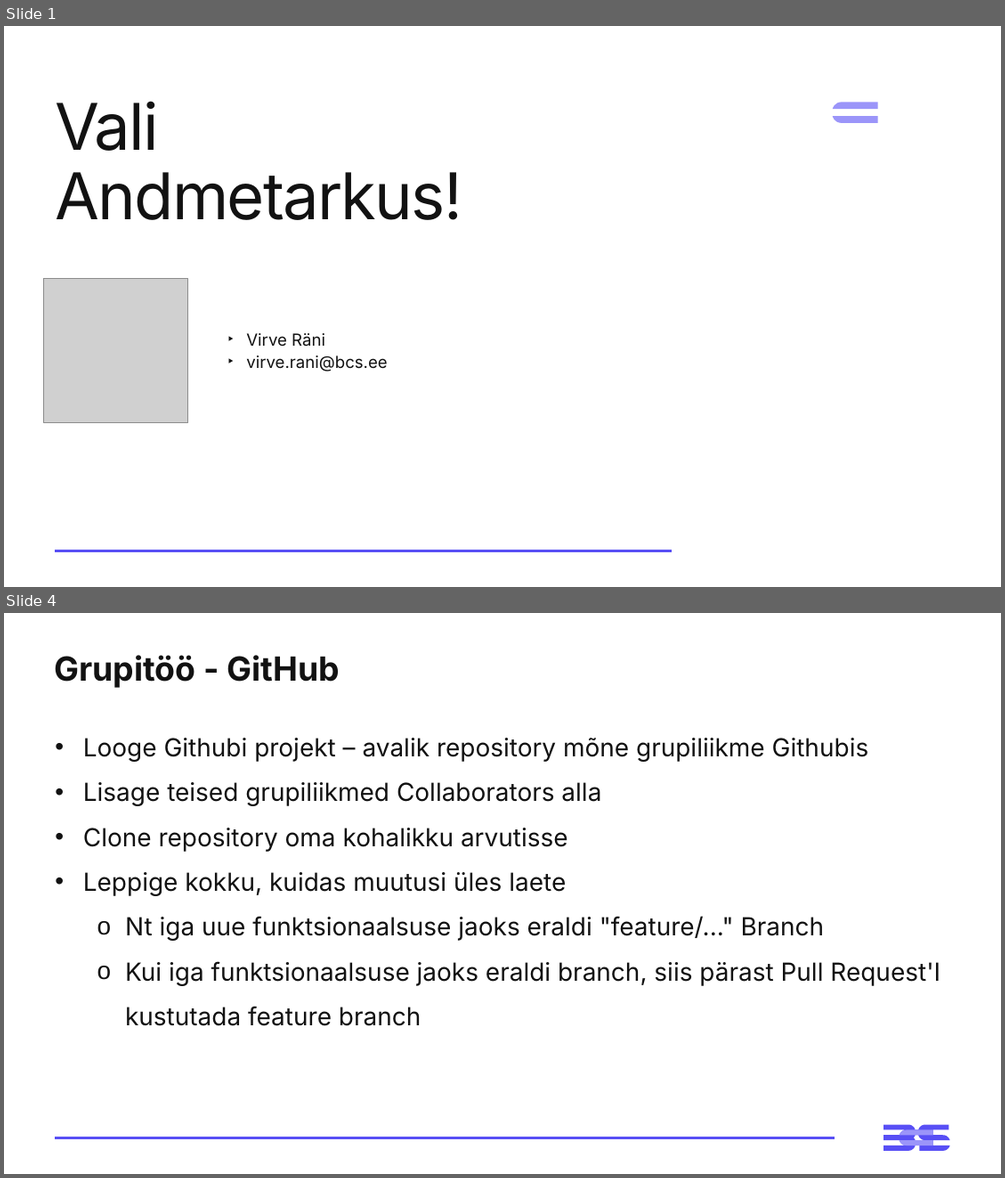
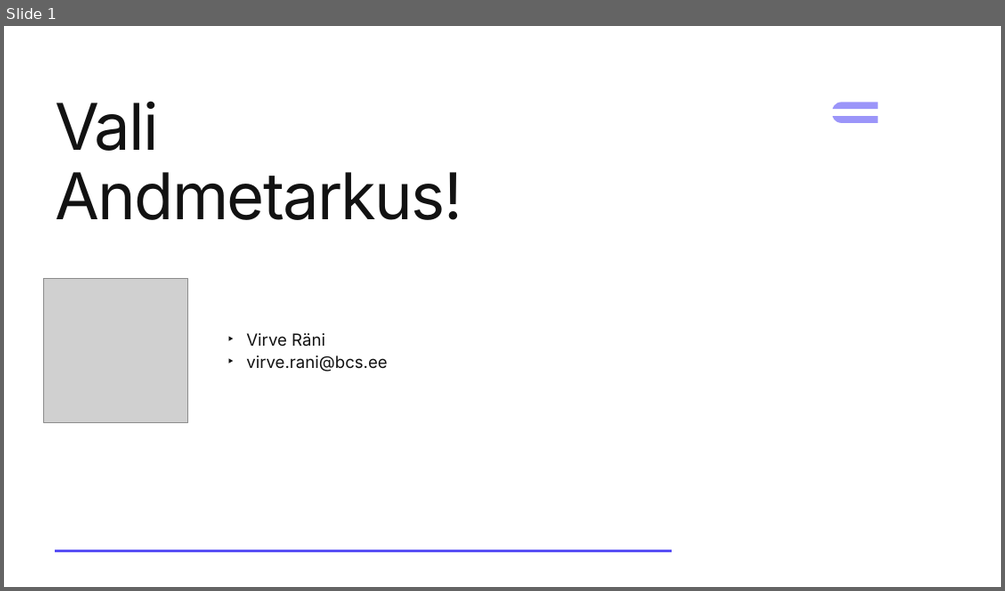
Before and after one commit to virverani/andmetarkus_2026_kevad, a slide deck: Day16/16-paev-andmetarkus-esitlus.pptx. Shown one above the other, each under a label of ours: slides 1 and 4 before the commit, slide 1 after it; the slides between them are not shown. The pictures are 1005x1178 and 1005x591 pixels, drawn with LibreOffice and Linux fonts; fonts in the diff are those of the drawing; grey boxes stand for pictures; background and template pictures are left out. Boxes give left, top, right and bottom in pixels: in the first picture for what was removed or moved away, otherwise in the second. Text is boxed around its words. In the diff, an @@ line names an element or a change of style, - is before the commit and + after.

```diff
--- a/Day16/16-paev-andmetarkus-esitlus.pptx
+++ b/Day16/16-paev-andmetarkus-esitlus.pptx
@@ slide 4 removed at <box>4,613,1001,1174</box>, background #FFFFFF @@
@@ title removed at <box>54,655,340,688</box> @@
-Grupitöö - GitHub
@@ text removed at <box>83,738,940,1026</box> @@
-• Looge Githubi projekt – avalik repository mõne grupiliikme Githubis
-• Lisage teised grupiliikmed Collaborators alla
-• Clone repository oma kohalikku arvutisse
-• Leppige kokku, kuidas muutusi üles laete
-  o Nt iga uue funktsionaalsuse jaoks eraldi "feature/..." Branch
-  o Kui iga funktsionaalsuse jaoks eraldi branch, siis pärast Pull Request'I kustutada feature branch
@@ line removed from (55, 1138) to (834, 1138) @@
@@ freeform shape removed at <box>884,1125,950,1151</box> @@
@@ freeform shape removed at <box>900,1130,933,1145</box> @@
```
Also in this commit, not shown: 3 slides changed, 2 other files.
